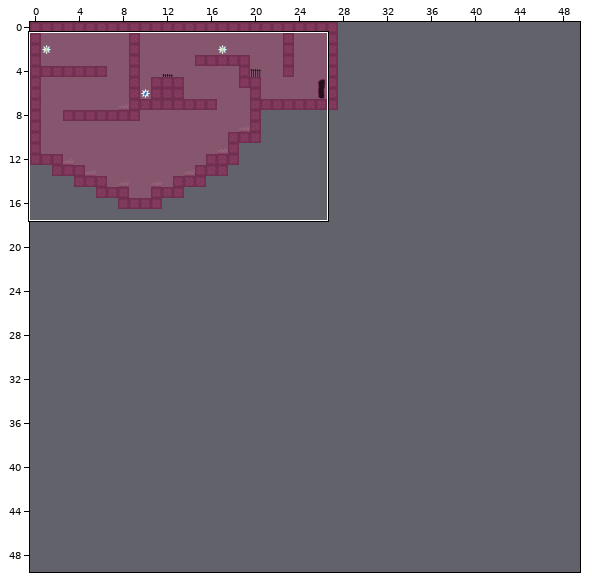
Tiled map (JSON): assets/maps/Level1.json. Above, an overview of the earlier version with the close-up marked.
Close-up. The starting point:
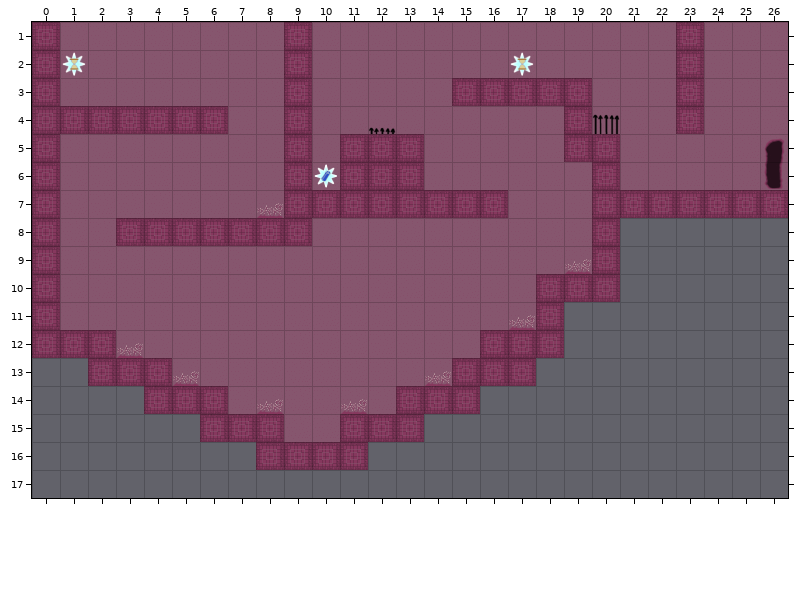
Cells are 64x64 px. Shown: x 0..26, y 1..17. The commit also changed other parts of the map, which this record leaves out. The old version is drawn lined up with the new one.
And afterwards:
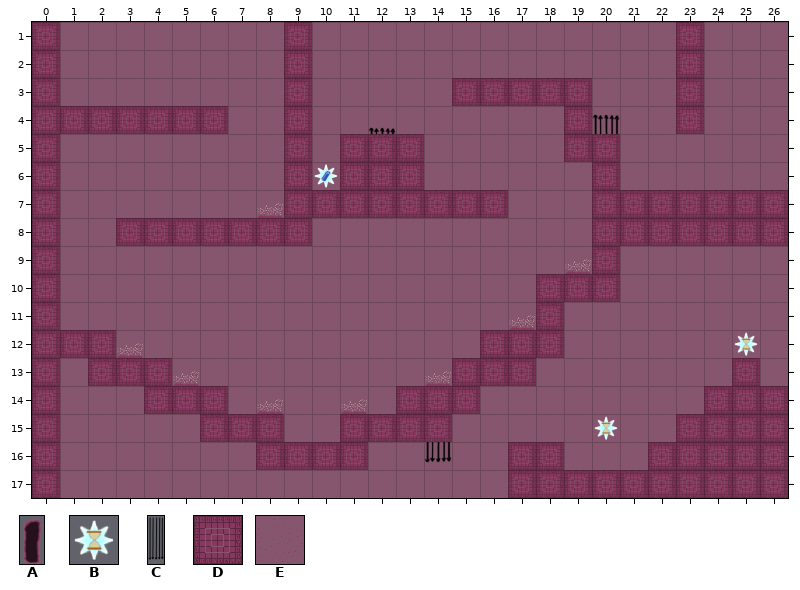
Key: from "door": A 0; from "pickup_artifact": B 0; from "spears": C 0 flipped up-down; from "walls_and_background": D 0, E 1.
_ is an empty cell.
Objects are placed by their top-left corner, in cells (3,4 is the top-left corner of cell 3,4); size is 1x1 cell unless given.
Author's note on the commit: Implement flipped spears trap.
The exact change:
map size 50x80 -> 50x50 cells
Layer "Background":
y 9..10: x 21..26 ______ -> EEEEEE
y 11..12: x 19..26 ________ -> EEEEEEEE
y 13: x 1 _ -> E; x 18..24 _______ -> EEEEEEE; x 26 _ -> E
y 14: x 1..3 ___ -> EEE; x 16..23 ________ -> EEEEEEEE
y 15: x 1..5 _____ -> EEEEE; x 15..22 ________ -> EEEEEEEE
y 16: x 1..7 _______ -> EEEEEEE; x 12..16 _____ -> EEEEE; x 19..21 ___ -> EEE
y 17: x 1..16 ________________ -> EEEEEEEEEEEEEEEE
Layer "Objects":
changed: B "artifact" at 17,2 -> B "artifact" at 25,12
changed: B "player_start" at 1,2 -> B "player_start" at 20,15
changed: A "level_end" at 26,5 size 1x2 -> outside this view
added: C "spears" at 14,14 size 1x3
Layer "Walls":
y 8: x 21..26 ______ -> DDDDDD
y 13: x 0 _ -> D; x 25 _ -> D
y 14: x 0 _ -> D; x 24..26 ___ -> DDD
y 15: x 0 _ -> D; x 14 _ -> D; x 23..26 ____ -> DDDD
y 16: x 0 _ -> D; x 17..18 __ -> DD; x 22..26 _____ -> DDDDD
y 17: x 0 _ -> D; x 17..26 __________ -> DDDDDDDDDD
Where, in picture pixels (left, top, right, bottom), the same in both close-ups:
old place: (62, 52, 86, 76)
old place: (510, 52, 534, 76)
old place: (764, 138, 784, 189)
changed: (32, 218, 788, 498)
